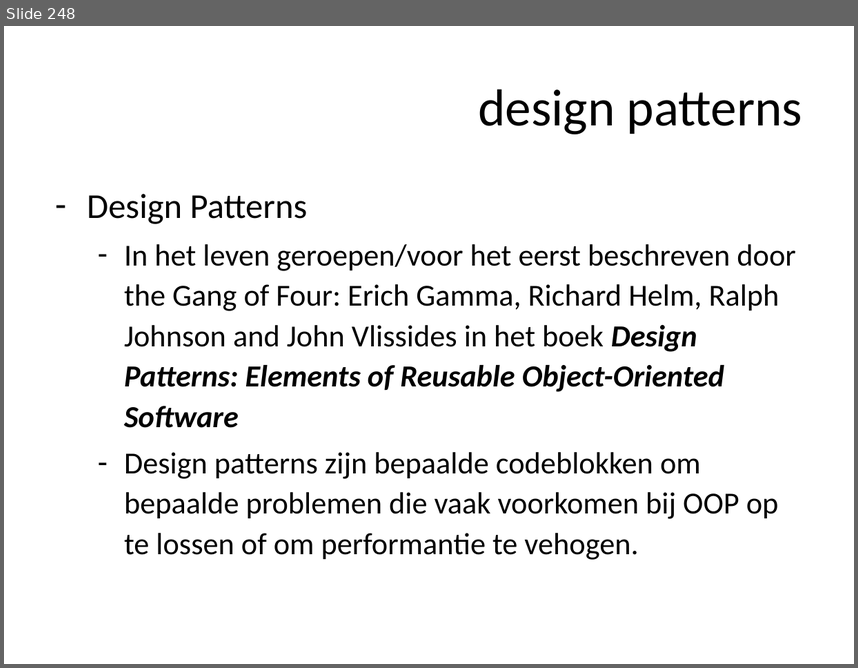
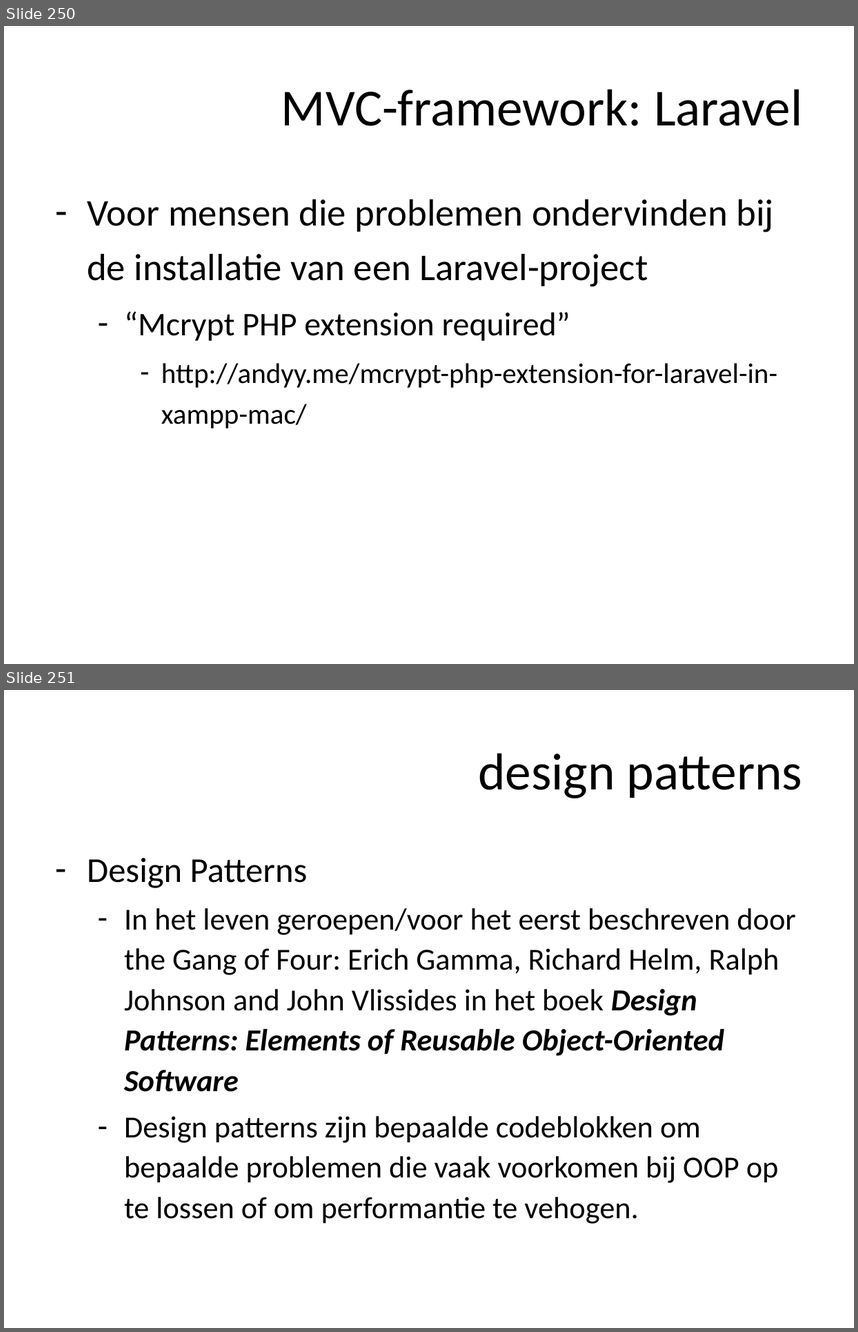
Before and after one commit to ajkea/web-backend-1, a slide deck: public/cursus/web-backend-cursus.pptx. Shown one above the other, each under a label of ours: slide 248 before the commit, slides 250 and 251 after it. The pictures are 858x668 and 858x1332 pixels, drawn with LibreOffice and Linux fonts; fonts in the diff are those of the drawing. Boxes give left, top, right and bottom in pixels: in the first picture for what was removed or moved away, otherwise in the second. Text is boxed around its words. In the diff, an @@ line names an element or a change of style, - is before the commit and + after.

```diff
--- a/public/cursus/web-backend-cursus.pptx
+++ b/public/cursus/web-backend-cursus.pptx
@@ slide 250 added at (4, 26, 854, 664), background #FFFFFF @@
@@ title added at (281, 89, 802, 126), 44 pt, text #000000 @@
+MVC-framework: Laravel
@@ text added at (87, 199, 777, 428), 32 pt, text #000000 @@
+– Voor mensen die problemen ondervinden bij de installatie van een Laravel-project
+  – “Mcrypt PHP extension required”
+    – http://andyy.me/mcrypt-php-extension-for-laravel-in-xampp-mac/
@@ what was slide 248 is now slide 251 @@
```
Also in this commit, not shown: 2 other slides added, 2 other files.
